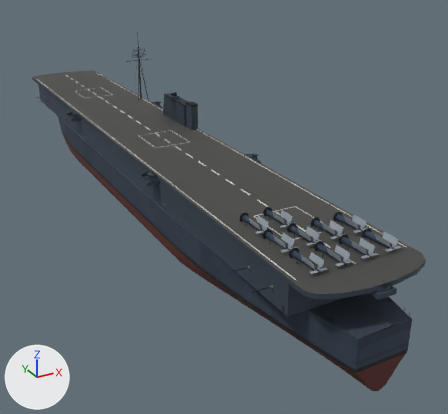
Renders of the glTF model assets/models/yorktown.glb from each side of a commit.
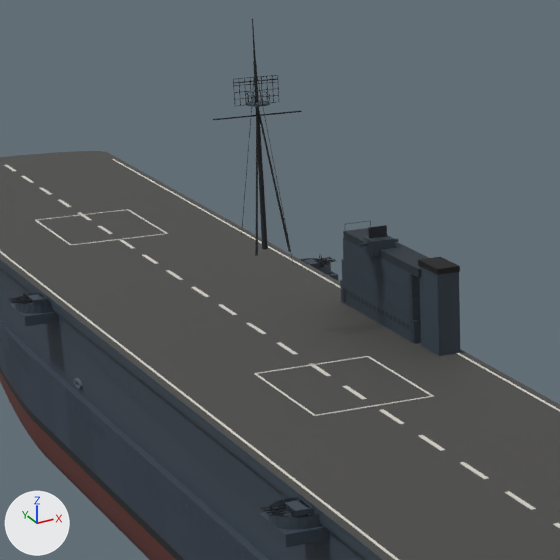
There are two pictures of each version: one whole from a camera (50 mm lens) standing at (-83.4, -206.0, 85.5) and looking at (17.0, -23.6, -5.8), one close up on the part from 14% to 51% of the width and 6% to 46% of the height. Lighting does not change. The marker at lower left points along +X, +Y and +Z. The last two pictures show the newer version. Where no turn or scale is listed for an object, it has been applied to the vertices. Vertices at exactly the same position are counted once.

Script lines for the objects in view, before the commit:
```python
me_hull = bpy.data.meshes.new('Hull')
me_hull.from_pydata(...)  # 14862 vertices, 20922 faces; spans x -20.0..20.0, y -126.0..126.0, z -8.0..53.0
me_hull.materials.append(mat_paint_5a2a24)  # dark red #5a2a24
me_hull.materials.append(mat_paint_151719)  # black #151719
me_hull.materials.append(mat_paint_324051)  # dark blue #324051
me_hull.materials.append(mat_paint_2c3847)  # dark blue #2c3847
me_hull.materials.append(mat_paint_303e4e)  # dark blue #303e4e
me_hull.materials.append(mat_paint_2f3c4c)  # dark blue #2f3c4c
me_hull.materials.append(mat_paint_403e43)  # dark grey #403e43
me_hull.materials.append(mat_paint_3e3b3f)  # dark grey #3e3b3f
me_hull.materials.append(mat_paint_384250)  # dark blue #384250
me_hull.materials.append(mat_paint_3c4755)  # dark blue #3c4755
me_hull.materials.append(mat_paint_3a4452)  # dark blue #3a4452
me_hull.materials.append(mat_paint_4f5b68)  # greyish blue #4f5b68
me_hull.materials.append(mat_paint_26323a)  # dark blue #26323a
me_hull.materials.append(mat_paint_1b1f23)  # black #1b1f23
me_hull.materials.append(mat_paint_20262c)  # black #20262c
me_hull.materials.append(mat_paint_36434f)  # dark blue #36434f
me_hull.materials.append(mat_paint_394653)  # dark blue #394653
me_hull.materials.append(mat_paint_33404b)  # dark blue #33404b
me_hull.materials.append(mat_paint_9aa3a8)  # grey #9aa3a8
me_hull.materials.append(mat_paint_5c6670)  # greyish blue #5c6670
me_hull.materials.append(mat_paint_4a4a48)  # dark grey #4a4a48
me_hull.materials.append(mat_paint_d9d6cc)  # light grey #d9d6cc
me_hull.materials.append(mat_paint_0b0b0b)  # black #0b0b0b
me_hull.materials.append(mat_paint_c9d1d4)  # light grey #c9d1d4
me_hull.materials.append(mat_paint_7a7562)  # dark yellow #7a7562
ob_hull = bpy.data.objects.new('Hull', me_hull)
ob_hull.location = (0.0, 0.0, 0.0)
```
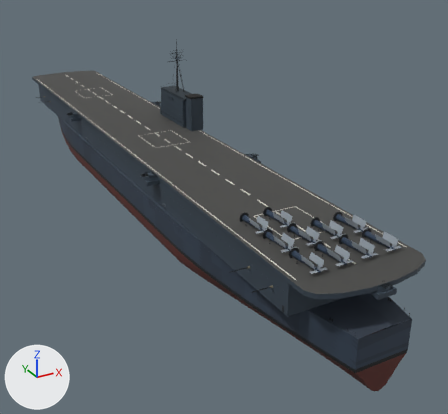
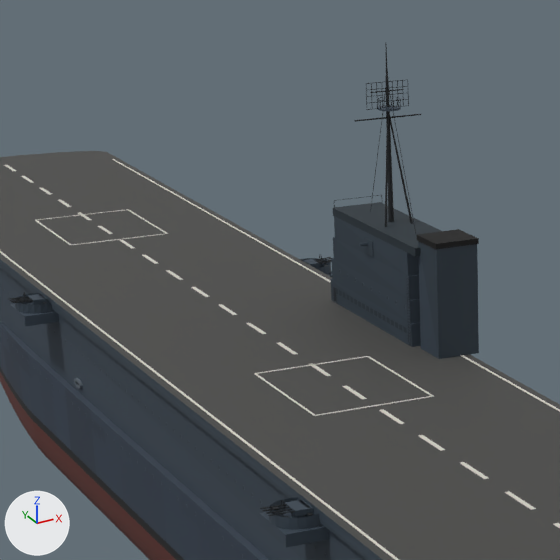
Changed parts and their boxes [x1, y1, x2, y2] in the close-ups (560 x 560 px; the box of a moved part takes in the faces that stretch with it):
'Hull', reshaped
    before: [0, 19, 560, 560]
    after: [0, 43, 560, 560]
part 1 of me_hull, moved or reshaped
    before: [343, 228, 429, 277]
    after: [333, 202, 441, 257]
part 2 of me_hull, moved or reshaped
    before: [343, 288, 346, 303]
    after: [335, 288, 338, 294]
part 3 of me_hull, deleted
    before: [213, 19, 460, 342]
part 4 of me_hull, built on
    before: [340, 238, 460, 356]
    after: [331, 43, 479, 359]

The change, as a diff of the scene's bpy script:
```diff
--- a/assets/models/yorktown.glb.py
+++ b/assets/models/yorktown.glb.py
@@ me_hull @@
 # used by ob_hull; location = (0.0, 0.0, 0.0)
-me_hull.from_pydata(...)  # 14862 vertices, 20922 faces; spans x -20.0..20.0, y -126.0..126.0, z -8.0..53.0
+me_hull.from_pydata(...)  # 14892 vertices, 20950 faces; spans x -20.0..20.0, y -126.0..126.0, z -8.0..50.0
+# me_hull part 1: the loose piece of 9 vertices spanning x 13.0..16.0, y -2.0..18.0, z 27.0..28.0 is scaled about its middle by (1.87, 1.1, 1), then moved by (1.0, 0.0, 3.0)
+# me_hull part 2: the loose piece of 4 vertices spanning x 13.0, y 18.0..19.0, z 19.0..21.0 is moved by (-1.0, 1.0, 1.0), in mat_paint_26323a (dark blue #26323a)
+# me_hull part 3: 68 loose pieces with 508 vertices, spanning x -5.0..16.0, y -6.0..19.0, z 19.0..53.0, are deleted
+# me_hull part 4: 1 vertex moved within x 13.0, y -6.0, z 19.0; 32 vertices removed from x 13.0..16.0, y -6.0..20.0, z 19.0..28.0; 570 vertices added at x 11.0..19.0, y -7.0..21.0, z 19.0..50.0
+# other edits to the shape of me_hull do not show in these pictures
 me_hull.materials.append(mat_paint_5a2a24)
```
